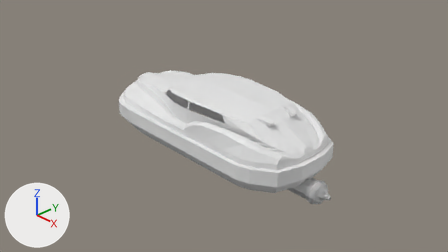
Renders of the Blender file dallas taxi.blend from each side of a commit.
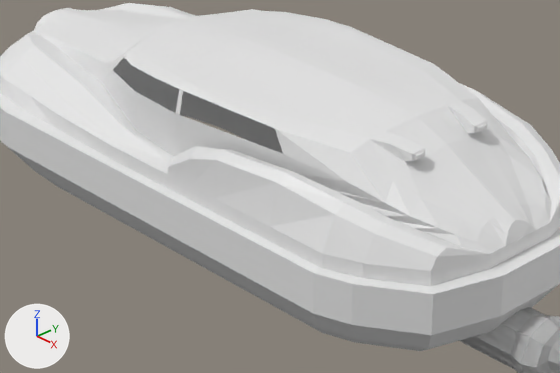
Each version appears first from the file's camera 'Camera', and next in a close-up on the part from 28% to 72% of the width and 28% to 80% of the height. The lights are fixed; the arrows at lower left show +X, +Y and +Z.
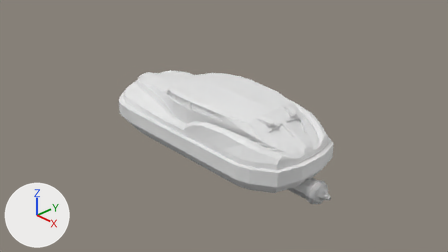
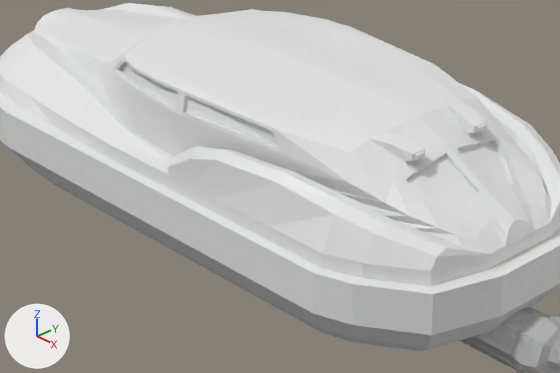
The change, as a list of edits to the scene's bpy script:
```text
Change me_cube_002:
    used by ob_cube; location = (0.0, 0.0, 0.0)
    remove me_cube_002.from_pydata(...)  # 459 vertices, 425 faces, 1 loose edge; spans x -2.46..2.46, y -1.0..0.22, z -0.68..0.68
    add me_cube_002.from_pydata(...)  # 511 vertices, 479 faces, 1 loose edge; spans x -2.46..2.46, y -1.0..0.22, z -0.68..0.68
    me_cube_002 part 1
    24 vertices are added at x -0.92..0.72, y -0.76..-0.53, z 0.43..0.6
    26 new faces join them
    me_cube_002 part 2
    4 vertices are removed from x 1.55..1.65, y -0.26..-0.07, z 0.37..0.44
    12 faces are deleted
    2 vertices move from x 1.55..1.65, y -0.17..-0.14, z 0.38..0.43 to x 1.44..1.7, y -0.21..-0.13, z 0.35..0.49
    32 vertices are added at x 1.42..1.72, y -0.38..-0.04, z 0.31..0.52
    40 new faces join them
```

Pixel boxes [x1, y1, x2, y2] of what changed, in the close-ups (560 x 373 px):
part 1 of me_cube_002, added
    after: [113, 58, 283, 154]
part 2 of me_cube_002, built on
    both: [393, 134, 522, 219]
